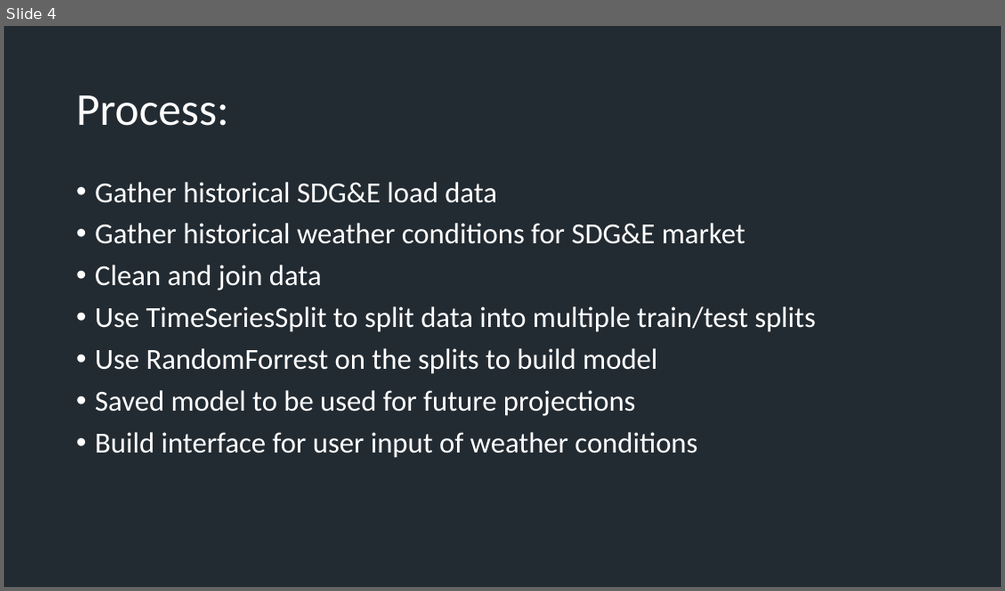
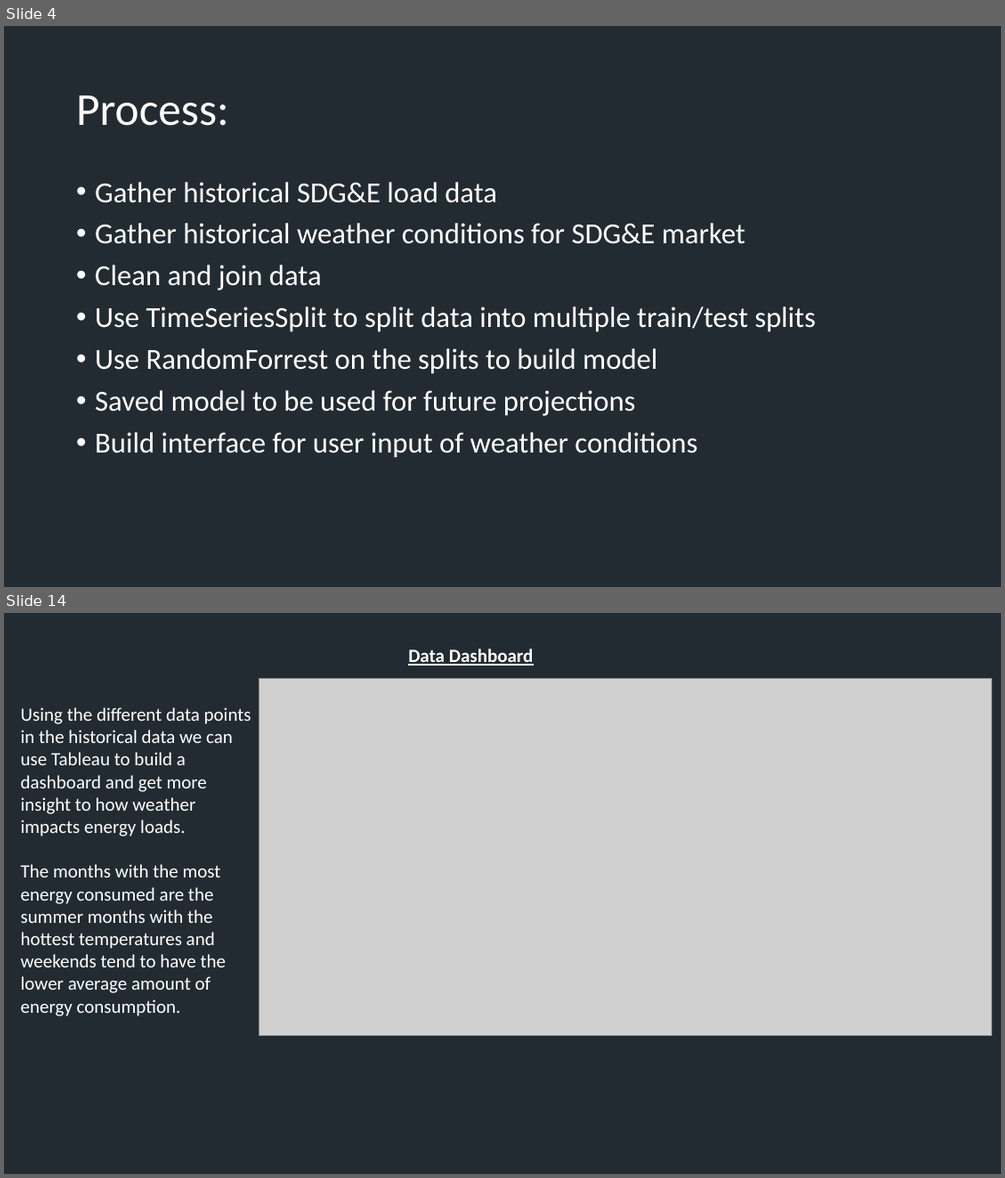
Before and after one commit to Matlickp/Energy_Load_Forecasting, a slide deck: Energy Load Forecasting Presentation.pptx. Shown one above the other, each under a label of ours: slide 4 before the commit, slides 4 and 14 after it; the slides between them are not shown. The pictures are 1005x591 and 1005x1178 pixels, drawn with LibreOffice and Linux fonts; fonts in the diff are those of the drawing; grey boxes stand for pictures; background and template pictures are left out. Boxes give left, top, right and bottom in pixels: in the first picture for what was removed or moved away, otherwise in the second. Text is boxed around its words. In the diff, an @@ line names an element or a change of style, - is before the commit and + after.

Commit message:
updated presentation, added images

```diff
--- a/Energy Load Forecasting Presentation.pptx
+++ b/Energy Load Forecasting Presentation.pptx
@@ slide 14 added at [4, 613, 1001, 1174], background picture (left out) @@
@@ text added at [408, 649, 534, 666], 36 pt, text #FFFFFF, bold, underline @@
+Data Dashboard
@@ picture added at [259, 679, 991, 1035] @@
@@ text added at [21, 707, 251, 1016], 36 pt, text #FFFFFF @@
+Using the different data points in the historical data we can use Tableau to build a dashboard and get more insight to how weather impacts energy loads.
+The months with the most energy consumed are the summer months with the hottest temperatures and weekends tend to have the lower average amount of energy consumption.
```
Also in this commit, not shown: 1 slide changed, 8 other slides added, 6 slides removed, 5 other files.
